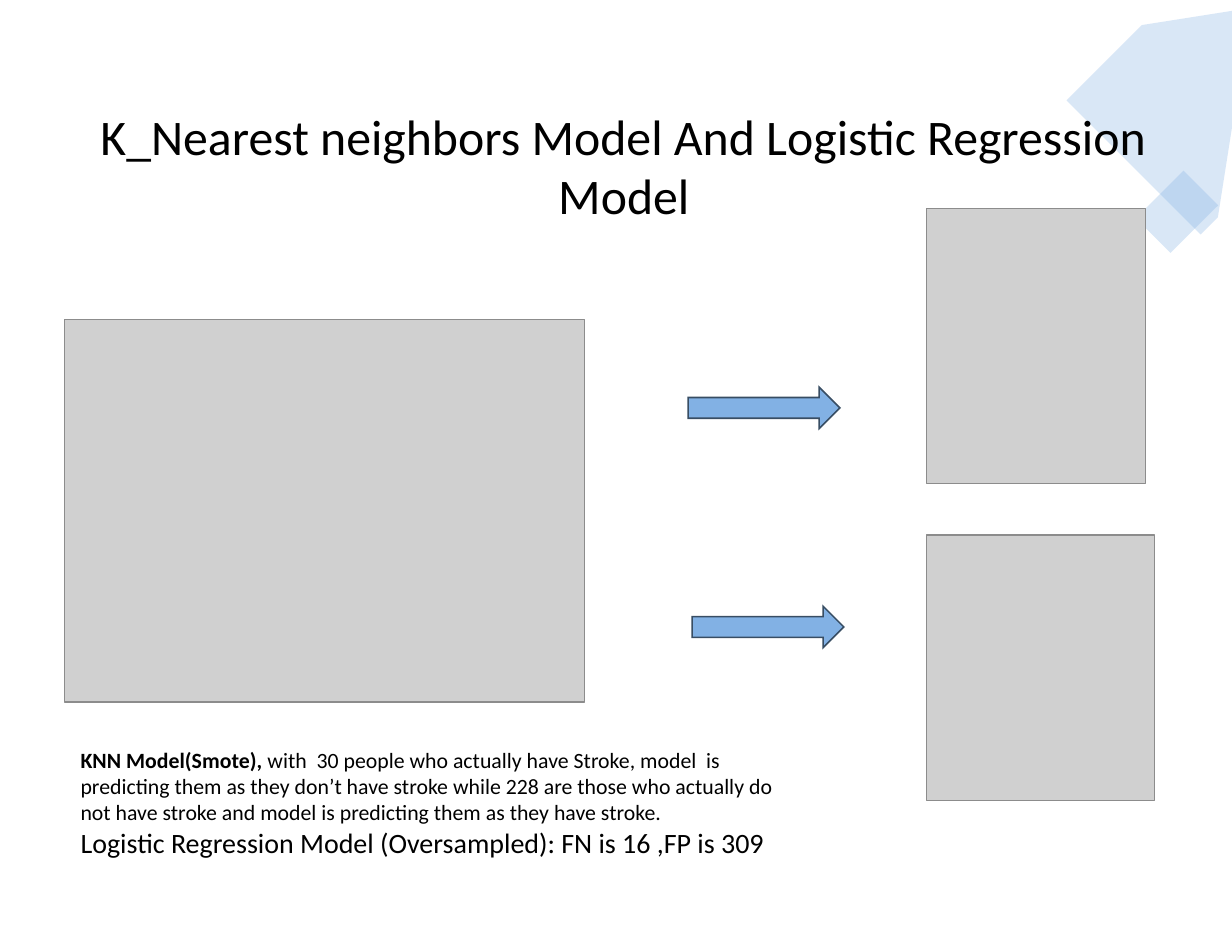
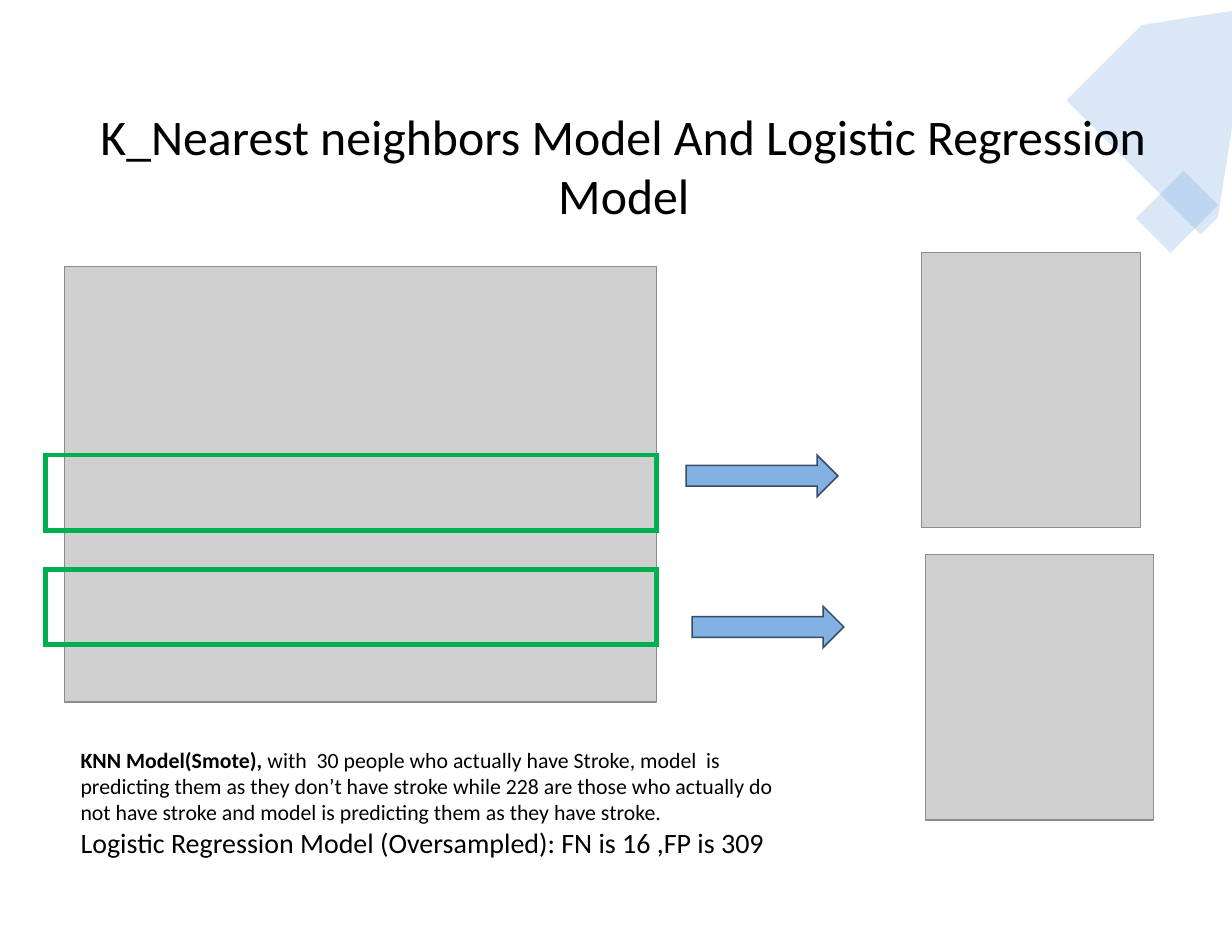
Before and after one commit to jojoalva/Stroke-Project-4, a slide deck: slide 17 of Project4_presentation_final.pptx. Drawn at 1232x952 pixels with LibreOffice and Linux fonts; fonts in the diff are those of the drawing; grey boxes stand for pictures. Boxes give left, top, right and bottom in pixels: in the first picture for what was removed or moved away, otherwise in the second. Text is boxed around its words. In the diff, an @@ line names an element or a change of style, - is before the commit and + after.

```diff
--- a/Project4_presentation_final.pptx
+++ b/Project4_presentation_final.pptx
@@ picture: place and size @@
-picture at (65,319,585,702)
+picture at (65,267,656,702)
@@ picture: place and size @@
-picture at (926,209,1145,484)
+picture at (922,253,1140,528)
@@ rectangle added at (46,455,656,530), outline #00B050 3 pt @@
@@ right arrow: place and size @@
-right arrow at (688,388,839,429)
+right arrow at (687,455,838,496)
@@ rectangle added at (46,569,656,644), outline #00B050 3 pt @@
@@ picture: place and size @@
-picture at (926,535,1155,801)
+picture at (926,554,1155,820)
```
Also in this commit, not shown: 2 other slides changed.
